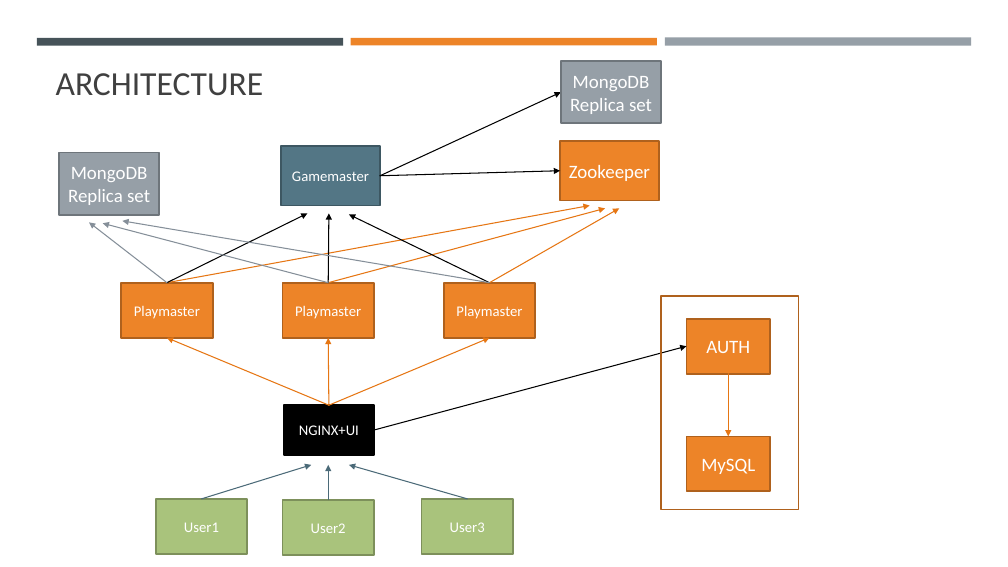
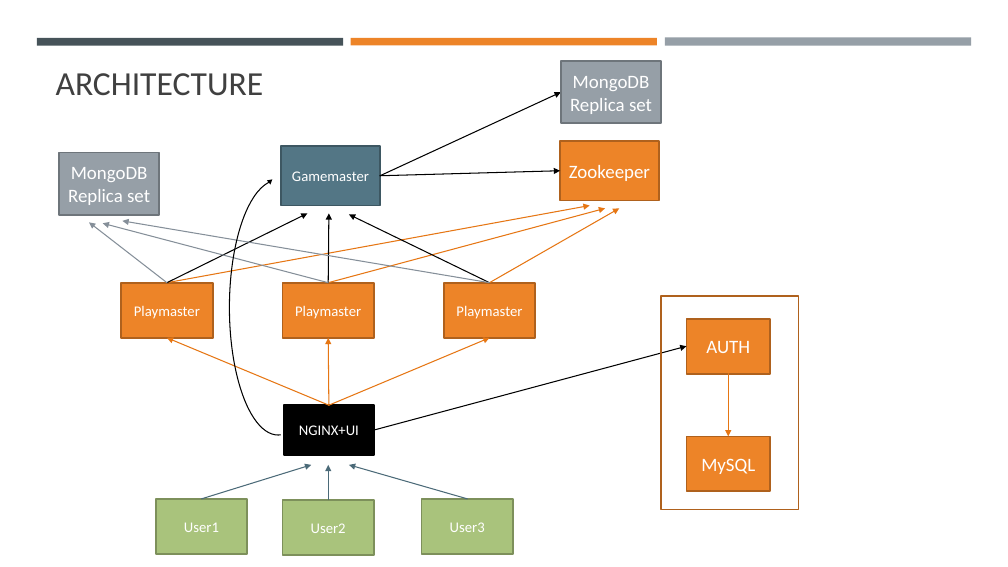
Before and after one commit to margaeor/COMP414-Distributed-Systems, a slide deck: slide 2 of presentation/Distributed.pptx. Drawn at 1008x567 pixels with LibreOffice and Linux fonts; fonts in the diff are those of the drawing. Boxes give left, top, right and bottom in pixels: in the first picture for what was removed or moved away, otherwise in the second. Text is boxed around its words. In the diff, an @@ line names an element or a change of style, - is before the commit and + after.

```diff
--- a/presentation/Distributed.pptx
+++ b/presentation/Distributed.pptx
@@ triangle added at (267,177,274,184), fill #000000 @@
@@ arc (boxed as its full ellipse) added at (230,180,327,435), outline #000000 1 pt @@
```
Also in this commit, not shown: 1 other slide changed.
